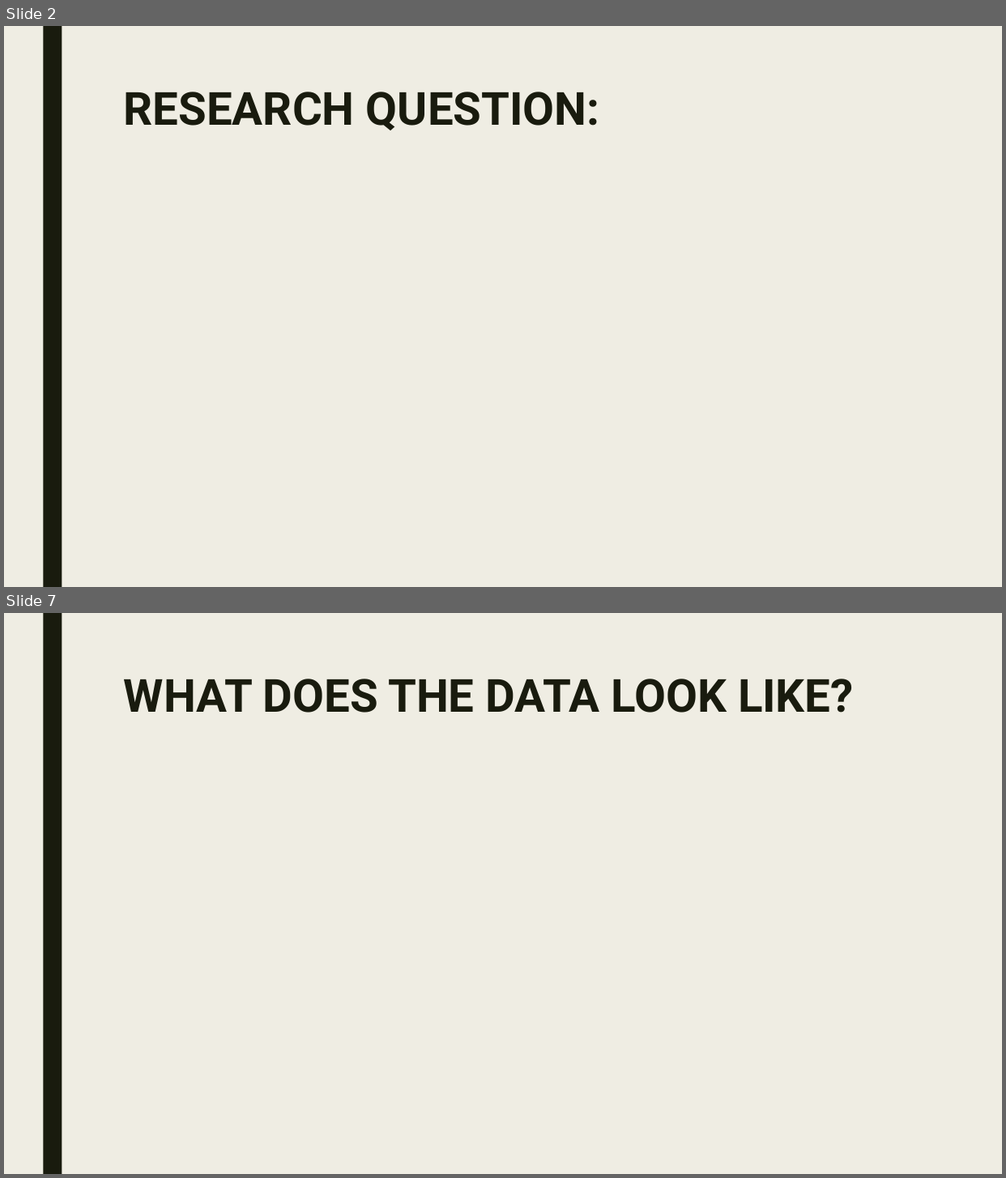
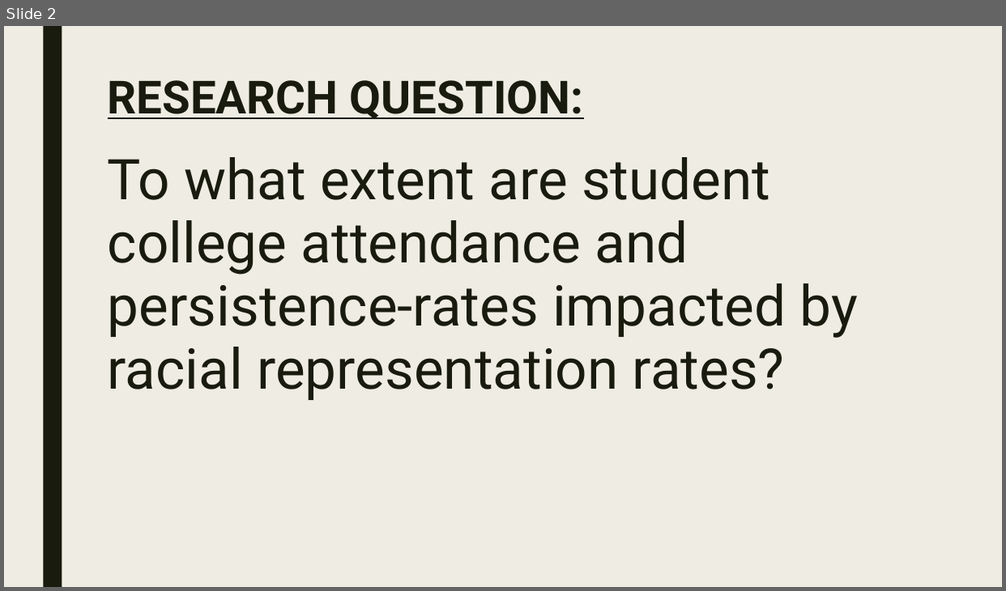
Before and after one commit to Sun-Kev/MACS30200proj, a slide deck: Proposal/proposal_slides.pptx. Shown one above the other, each under a label of ours: slides 2 and 7 before the commit, slide 2 after it; the slides between them are not shown. The pictures are 1006x1178 and 1006x591 pixels, drawn with LibreOffice and Linux fonts; fonts in the diff are those of the drawing. Boxes give left, top, right and bottom in pixels: in the first picture for what was removed or moved away, otherwise in the second. Text is boxed around its words. In the diff, an @@ line names an element or a change of style, - is before the commit and + after.

```diff
--- a/Proposal/proposal_slides.pptx
+++ b/Proposal/proposal_slides.pptx
@@ slide 7 removed at (4, 613, 1002, 1174), background #EFEDE3; not listed: 1 template element that a slide beside it also shows @@
@@ title removed at (124, 679, 854, 713) @@
-WHAT DOES THE DATA LOOK LIKE?
@@ slide 2 changed as well @@
@@ title "RESEARCH QUESTION:": place and size @@
-title "RESEARCH QUESTION:" at (124, 92, 600, 130)
+title "RESEARCH QUESTION:" at (108, 80, 584, 119)
@@ title "RESEARCH QUESTION:" at (108, 80, 584, 119): underline on @@
@@ text added at (108, 157, 858, 400), 54 pt, text #191B0E @@
+To what extent are student college attendance and persistence-rates impacted by racial representation rates?
```
Also in this commit, not shown: 4 other slides changed, 5 slides added, 4 other slides removed.
